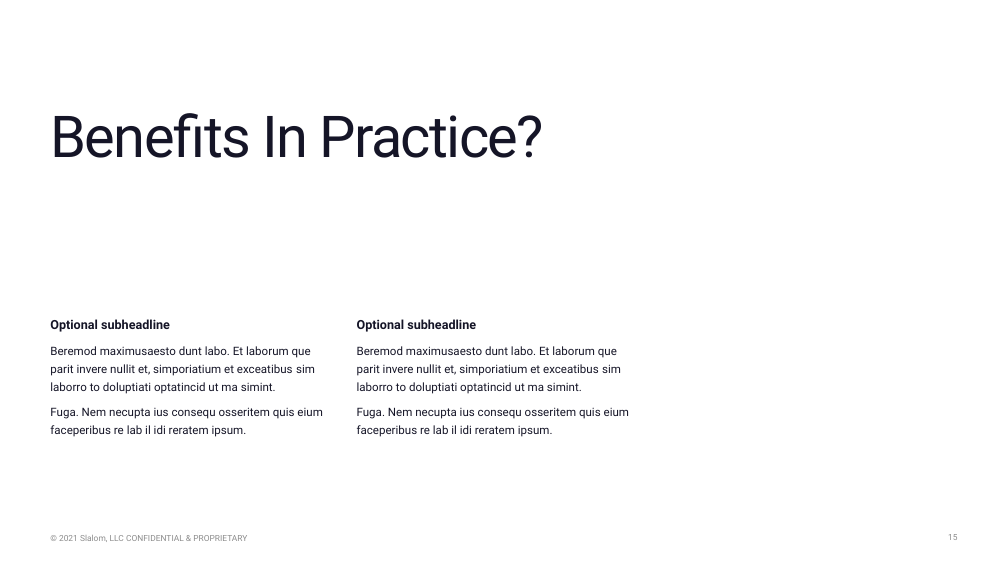
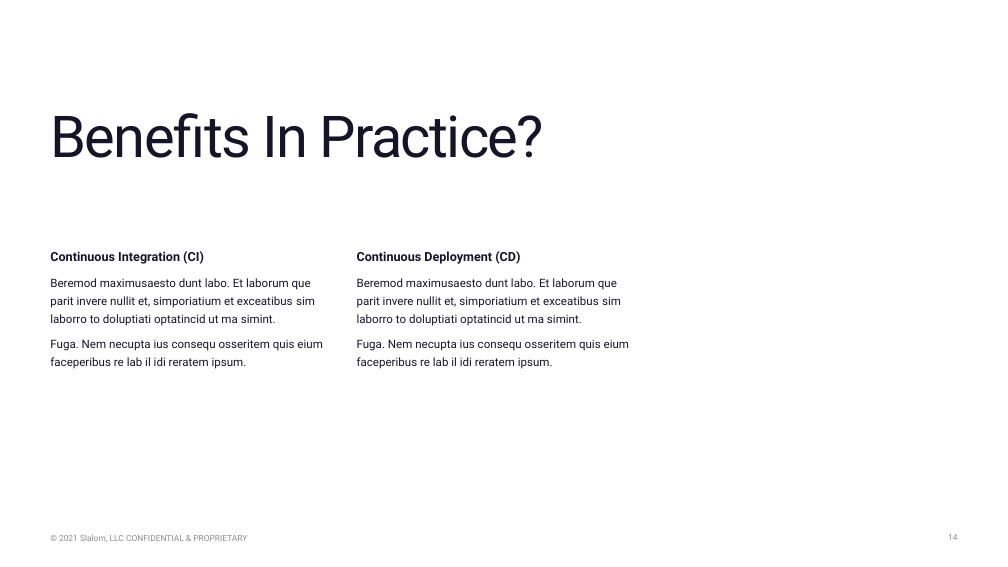
Before and after one commit to nikhilsarecha/proj3, a slide deck: slide 14 of presentation.pptx (slide 15 before the commit). Drawn at 1008x567 pixels with LibreOffice and Linux fonts; fonts in the diff are those of the drawing; background and template pictures are left out. Boxes give left, top, right and bottom in pixels: in the first picture for what was removed or moved away, otherwise in the second. Text is boxed around its words. In the diff, an @@ line names an element or a change of style, - is before the commit and + after.

```diff
--- a/presentation.pptx
+++ b/presentation.pptx
@@ text at (x1=50, y1=251, x2=204, y2=264): text changed @@
-Optional subheadline
+Continuous Integration (CI)
@@ text "Continuous Integration (CI)" moved from (x1=50, y1=319, x2=322, y2=437) to (x1=50, y1=251, x2=322, y2=369) @@
@@ text "Continuous Deployment (CD)" moved from (x1=357, y1=319, x2=629, y2=437) to (x1=357, y1=251, x2=629, y2=369) @@
@@ text at (x1=357, y1=251, x2=520, y2=264): text changed @@
-Optional subheadline
+Continuous Deployment (CD)
```
Also in this commit, not shown: 3 other slides changed, 3 other files.
